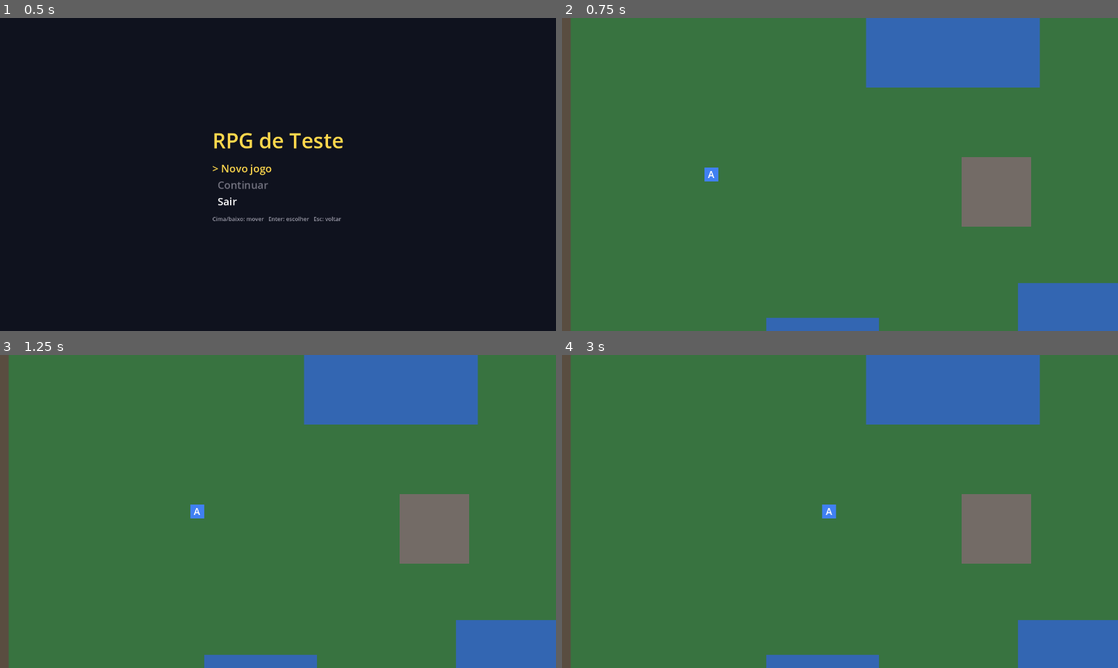
Above: before the commit, frames 1-4 (two rows, left to right).
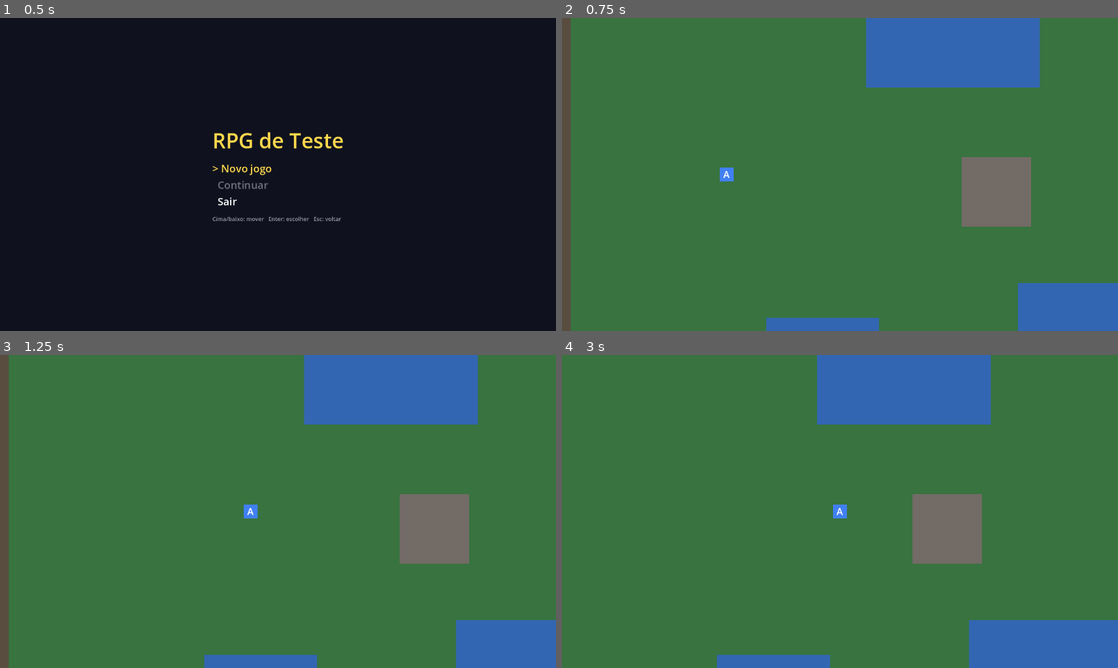
Above: after the commit, the same moments.

Repository: alexzjss/vat
Game: Godot game, scene res://world/game.tscn
Same seed, same stepped clock (60 frames per second), same inputs: the game is played once before the commit and once after it.
Inputs (mouse positions are in pixels of both pictures, inside the frame that each line leads up to):
- Up to frame 1 (0.5 s): no input
- Up to frame 2 (0.75 s): tap Enter (interact) at 0.5 s; move the mouse to (962, 158) at 0.52 s; hold Right (move_right) from 0.53 s (still down); hold Shift (run, bound only after the commit) from 0.53 s (still down); tap Q (flee, bound only after the commit) at 0.6 s; click (962, 158) at 0.67 s
- Up to frame 3 (1.25 s): keep holding Right (move_right); keep holding Shift (run, bound only after the commit)
- Up to frame 4 (3 s): release Right (move_right) at 1.25 s; release Shift (run, bound only after the commit) at 1.25 s; drag from (728, 527) to (812, 574) at 1.27 s; tap Space at 2 s; move the mouse to (895, 442) at 2.02 s; hold Right (move_right) 2.03-2.75 s; hold Enter (interact) 2.03-2.75 s; tap Shift (run, bound only after the commit) at 2.3 s; drag from (812, 574) to (673, 464) at 2.77 s

Frame 1 is identical in both runs. In frame 2, 0.2% of the frame differs, in the area x 25-31%, y 47-53%; in frame 3, 0.2%; in frame 4, 12%, in the area x 0-86%, y 0-100%.

Commit message:
feat(world): corrida e grupo em fila
Co-Authored-By: Claude Opus 5.5 <noreply@anthropic.com>

Diff:
--- a/game/core/defs/balance_config.gd
+++ b/game/core/defs/balance_config.gd
@@ -30,6 +30,12 @@
 @export var item_cast_time: float = 0.6
 @export var item_impact_time: float = 0.3
 @export var player_speed: float = 220.0
+@export var run_mult: float = 1.8 # valor de teste (M7: multiplicador da velocidade ao segurar correr)
+@export var follow_spacing: float = 28.0 # valor de teste (M7: px andados entre amostras do rastro)
+@export var follow_gap: int = 1 # valor de teste (M7: amostras entre seguidores)
+@export var flee_base_rate: float = 0.25 # valor de teste (M7: barra de fuga por segundo)
+@export var flee_decay: float = 0.5 # valor de teste (M7: esvaziamento da barra por segundo)
+@export var flee_cooldown: float = 3.0 # valor de teste (M7: segundos sem toque do inimigo apos a fuga)
 @export var wander_speed: float = 80.0
 @export var wander_wait_min: float = 0.5
 @export var wander_wait_max: float = 1.5
--- /dev/null
+++ b/game/core/world/follow_trail.gd
@@ -0,0 +1,35 @@
+class_name FollowTrail
+extends RefCounted
+
+## Rastro do líder: uma amostra de posição a cada `spacing` px andados.
+## O seguidor k fica na amostra k * gap (0 = a mais recente). Lógica pura, sem nós.
+
+var spacing: float
+var gap: int
+## samples[0] é a mais recente.
+var samples: Array[Vector2] = []
+
+func _init(p_spacing: float, p_gap: int, start: Vector2 = Vector2.ZERO) -> void:
+	spacing = p_spacing
+	gap = p_gap
+	reset(start)
+
+## Recomeça o rastro na posição dada (todos os seguidores caem nela).
+func reset(pos: Vector2) -> void:
+	samples = [pos]
+
+## Informa a posição atual do líder; guarda uma amostra nova a cada `spacing` px.
+func push(pos: Vector2) -> void:
+	if spacing <= 0.0 or pos.distance_to(samples[0]) < spacing:
+		return
+	samples.push_front(pos)
+
+## Posição do seguidor k (k >= 1); antes de haver amostras suficientes, usa a mais antiga.
+func position_of(k: int) -> Vector2:
+	return samples[mini(k * gap, samples.size() - 1)]
+
+## Descarta amostras que nenhum seguidor (até max_followers) pode usar.
+func trim(max_followers: int) -> void:
+	var keep: int = max_followers * gap + 1
+	if samples.size() > keep:
+		samples.resize(keep)
--- a/game/project.godot
+++ b/game/project.godot
@@ -47,6 +47,15 @@
 "events": [Object(InputEventKey,"resource_local_to_scene":false,"resource_name":"","device":-1,"window_id":0,"alt_press …(796 unchanged characters)…
 }
 
+run={
+"deadzone": 0.2,
+"events": [Object(InputEventKey,"resource_local_to_scene":false,"resource_name":"","device":-1,"window_id":0,"alt_pressed":false,"shift_pressed":false,"ctrl_pressed":false,"meta_pressed":false,"pressed":false,"keycode":0,"physical_keycode":4194325,"key_label":0,"unicode":0,"location":0,"echo":false,"script":null), Object(InputEventKey,"resource_local_to_scene":false,"resource_name":"","device":-1,"window_id":0,"alt_pressed":false,"shift_pressed":false,"ctrl_pressed":false,"meta_pressed":false,"pressed":false,"keycode":0,"physical_keycode":88,"key_label":0,"unicode":0,"location":0,"echo":false,"script":null)]
+}
+flee={
+"deadzone": 0.2,
+"events": [Object(InputEventKey,"resource_local_to_scene":false,"resource_name":"","device":-1,"window_id":0,"alt_pressed":false,"shift_pressed":false,"ctrl_pressed":false,"meta_pressed":false,"pressed":false,"keycode":0,"physical_keycode":81,"key_label":0,"unicode":0,"location":0,"echo":false,"script":null)]
+}
+
 [rendering]
 
 renderer/rendering_method="gl_compatibility"
--- /dev/null
+++ b/game/tests/test_follow_trail.gd
@@ -0,0 +1,79 @@
+extends GutTest
+
+## Rastro do líder (M7): amostras por distância, posição do seguidor k, reset e contagem de seguidores.
+
+func test_samples_by_distance() -> void:
+	var t := FollowTrail.new(10.0, 1, Vector2.ZERO)
+	t.push(Vector2(4, 0))
+	assert_eq(t.samples.size(), 1, "abaixo do espaçamento não amostra")
+	t.push(Vector2(10, 0))
+	assert_eq(t.samples.size(), 2)
+	t.push(Vector2(15, 0))
+	assert_eq(t.samples.size(), 2)
+	t.push(Vector2(20, 0))
+	assert_eq(t.samples.size(), 3)
+
+func test_follower_k_is_at_sample_k_times_gap() -> void:
+	var t := FollowTrail.new(10.0, 2, Vector2.ZERO)
+	for i: int in range(1, 7):
+		t.push(Vector2(10.0 * i, 0))
+	# samples[0] = x60 ... samples[6] = x0
+	assert_eq(t.position_of(1), Vector2(40, 0))
+	assert_eq(t.position_of(2), Vector2(20, 0))
+	assert_eq(t.position_of(3), Vector2(0, 0))
+
+func test_short_trail_clamps_to_oldest() -> void:
+	var t := FollowTrail.new(10.0, 1, Vector2(5, 5))
+	assert_eq(t.position_of(3), Vector2(5, 5))
+
+func test_reset_collapses_followers_on_leader() -> void:
+	var t := FollowTrail.new(10.0, 1, Vector2.ZERO)
+	for i: int in range(1, 5):
+		t.push(Vector2(10.0 * i, 0))
+	t.reset(Vector2(100, 100))
+	assert_eq(t.samples.size(), 1)
+	assert_eq(t.position_of(1), Vector2(100, 100))
+	assert_eq(t.position_of(3), Vector2(100, 100))
+
+func test_trim_keeps_only_needed_samples() -> void:
+	var t := FollowTrail.new(10.0, 1, Vector2.ZERO)
+	for i: int in range(1, 20):
+		t.push(Vector2(10.0 * i, 0))
+	t.trim(3)
+	assert_eq(t.samples.size(), 4)
+	assert_eq(t.samples[0], Vector2(190, 0))
+
+func test_follower_count_tracks_formation() -> void:
+	var cfg := Fixtures.cfg()
+	var defs: Array[CharacterDef] = []
+	for id: String in ["teste_a", "teste_b", "teste_c"]:
+		defs.append(load("res://data/test/heroes/%s.tres" % id) as CharacterDef)
+	var items: Array[ItemDef] = []
+	var counts: Array[int] = []
+	var state := GameState.new_game(cfg, defs, items, counts, Dice.new(7), &"local", &"Entry")
+	var leader: Node2D = add_child_autofree(Node2D.new()) as Node2D
+	var pf: PartyFollowers = add_child_autofree(PartyFollowers.new()) as PartyFollowers
+	pf.setup(state, leader)
+	assert_eq(pf.count(), state.heroes.size() - 1)
+	var before: int = pf.count()
+	state.heroes.pop_back()
+	assert_eq(pf.count(), before - 1)
+	state.heroes.resize(1)
+	assert_eq(pf.count(), 0)
+
+func test_hide_and_restart_resets_trail_on_leader() -> void:
+	var cfg := Fixtures.cfg()
+	var defs: Array[CharacterDef] = [load("res://data/test/heroes/teste_a.tres") as CharacterDef]
+	var items: Array[ItemDef] = []
+	var counts: Array[int] = []
+	var state := GameState.new_game(cfg, defs, items, counts, Dice.new(7), &"local", &"Entry")
+	var leader := Node2D.new()
+	add_child_autofree(leader)
+	var pf: PartyFollowers = add_child_autofree(PartyFollowers.new()) as PartyFollowers
+	pf.setup(state, leader)
+	pf.hide_all()
+	assert_false(pf.visible)
+	leader.global_position = Vector2(500, 0)
+	pf.restart()
+	assert_true(pf.visible)
+	assert_eq(pf.follower_position(1), Vector2(500, 0))
--- a/game/tests/test_local_map.gd
+++ b/game/tests/test_local_map.gd
@@ -238,3 +238,16 @@
 	second.global_position = player.global_position
 	await wait_physics_frames(3)
 	assert_not_null(local.battle, "segundo inimigo inicia batalha após a vitória")
+
+func test_followers_hidden_in_battle_and_reset_after() -> void:
+	var f: PartyFollowers = map.get_node("Followers") as PartyFollowers
+	assert_not_null(f)
+	assert_true(f.visible)
+	assert_eq(f.count(), state.heroes.size() - 1)
+	var s: BattleScene = _touch(_weak())
+	assert_false(f.visible)
+	_run_to_end(s)
+	_accept_all(s)
+	assert_null(map.battle)
+	assert_true(f.visible)
+	assert_eq(f.follower_position(1), _player().global_position)
--- /dev/null
+++ b/game/tests/test_run.gd
@@ -0,0 +1,41 @@
+extends GutTest
+
+## Corrida (M7): segurar `run` multiplica a velocidade do jogador por cfg.run_mult.
+
+func _player(cfg: BalanceConfig) -> Player:
+	var root := Node2D.new()
+	add_child_autofree(root)
+	var p: Player = (load("res://world/player.tscn") as PackedScene).instantiate() as Player
+	p.cfg = cfg
+	p.override_dir = Vector2.RIGHT
+	root.add_child(p)
+	return p
+
+func test_speed_for_multiplies_when_running() -> void:
+	var cfg := BalanceConfig.new()
+	assert_almost_eq(Player.speed_for(cfg, false), cfg.player_speed, 0.001)
+	assert_almost_eq(Player.speed_for(cfg, true), cfg.player_speed * cfg.run_mult, 0.001)
+	assert_almost_eq(cfg.run_mult, 1.8, 0.0001)
+
+func test_running_player_velocity() -> void:
+	var cfg := BalanceConfig.new()
+	var p: Player = _player(cfg)
+	p.override_run = 0
+	await wait_physics_frames(2)
+	assert_almost_eq(p.velocity.x, cfg.player_speed, 0.01)
+	p.override_run = 1
+	await wait_physics_frames(2)
+	assert_almost_eq(p.velocity.x, cfg.player_speed * cfg.run_mult, 0.01)
+
+func test_run_travels_farther() -> void:
+	var cfg := BalanceConfig.new()
+	var walk: Player = _player(cfg)
+	walk.override_run = 0
+	var run: Player = _player(cfg)
+	run.override_run = 1
+	await wait_physics_frames(20)
+	assert_gt(run.global_position.x, walk.global_position.x * 1.5)
+
+func test_run_actions_exist() -> void:
+	assert_true(InputMap.has_action("run"))
+	assert_true(InputMap.has_action("flee"))
--- a/game/world/local_map.gd
+++ b/game/world/local_map.gd
@@ -32,6 +32,7 @@
 @onready var camera: MapCamera = $MapCamera
 @onready var exit_zone: Zone = $Exit
 @onready var default_arena: BattleArena = $Arena
+@onready var followers: PartyFollowers = get_node_or_null(^"Followers") as PartyFollowers
 @onready var rest_point: RestPoint = get_node_or_null(^"RestPoint") as RestPoint
 
 func _ready() -> void:
@@ -53,6 +54,8 @@
 		push_error("LocalMap: marcador '%s' não existe" % spawn)
 	else:
 		player.global_position = marker.global_position
+	if followers != null:
+		followers.setup(state, player)
 	camera.follow = player
 	camera.set_bounds(MAP_RECT)
 	camera.global_position = player.global_position
@@ -98,6 +101,8 @@
 	camera.slide_to(arena.center(), state.cfg.camera_slide_time)
 	var from_pos: Vector2 = player.global_position
 	player.visible = false
+	if followers != null:
+		followers.hide_all()
 	enemy.visible = false
 	var defs: Array[EnemyDef] = enemy.encounter.enemies
 	battle = BATTLE_SCENE.instantiate() as BattleScene
@@ -127,6 +132,8 @@
 	_battle_enemy = null
 	player.global_position = arena.hero_positions()[0]
 	player.visible = true
+	if followers != null:
+		followers.restart()
 	player.enabled = true
 	for e: MapEnemy in enemies():
 		e.frozen = false
--- a/game/world/local_map.tscn
+++ b/game/world/local_map.tscn
@@ -8,6 +8,7 @@
 [ext_resource type="Script" path="res://world/battle_arena.gd" id="6"]
 [ext_resource type="Resource" path="res://data/test/encounters/encontro_xy.tres" id="7"]
 [ext_resource type="Script" path="res://world/rest_point.gd" id="8"]
+[ext_resource type="Script" path="res://world/party_followers.gd" id="9"]
 
 [sub_resource type="RectangleShape2D" id="shape_WallTop"]
 size = Vector2(2400, 20)
@@ -218,6 +219,9 @@
 region = Rect2(1780, 260, 220, 200)
 arena_path = NodePath("../Arena")
 
+[node name="Followers" type="Node2D" parent="."]
+script = ExtResource("9")
+
 [node name="Player" parent="." instance=ExtResource("2")]
 position = Vector2(180, 360)
 
--- /dev/null
+++ b/game/world/party_followers.gd
@@ -0,0 +1,57 @@
+class_name PartyFollowers
+extends Node2D
+
+## Ativos 2..4 em fila atrás do líder (só nas áreas locais). Só visual, sem colisão.
+## O número de quadrados acompanha state.heroes.size() a cada quadro (formação pode mudar no menu).
+
+const SIZE: float = 28.0
+const COLOR: Color = Color(0.25, 0.45, 0.95)
+
+var state: GameState
+var leader: Node2D
+var trail: FollowTrail
+var active: bool = true:
+	set(v):
+		active = v
+		visible = v
+		queue_redraw()
+
+func setup(game_state: GameState, p_leader: Node2D) -> void:
+	state = game_state
+	leader = p_leader
+	trail = FollowTrail.new(state.cfg.follow_spacing, state.cfg.follow_gap, leader.global_position)
+
+## Esconde os seguidores (batalha, fade).
+func hide_all() -> void:
+	active = false
+
+## Volta a mostrar; o rastro recomeça na posição do líder.
+func restart() -> void:
+	if trail != null and leader != null:
+		trail.reset(leader.global_position)
+	active = true
+
+func count() -> int:
+	return maxi(0, state.heroes.size() - 1) if state != null else 0
+
+## Posição do seguidor k (1..3) em coordenadas globais.
+func follower_position(k: int) -> Vector2:
+	return trail.position_of(k)
+
+func _physics_process(_delta: float) -> void:
+	if not active or trail == null or leader == null:
+		return
+	trail.push(leader.global_position)
+	trail.trim(GameState.MAX_ACTIVE - 1)
+	queue_redraw()
+
+func _draw() -> void:
+	if not active or trail == null or state == null:
+		return
+	var font: Font = ThemeDB.fallback_font
+	for k: int in range(1, count() + 1):
+		var p: Vector2 = to_local(follower_position(k))
+		draw_rect(Rect2(p - Vector2(SIZE, SIZE) / 2.0, Vector2(SIZE, SIZE)), COLOR)
+		var letter: String = Player.leader_initial(state.heroes[k].def.display_name)
+		var w: float = font.get_string_size(letter, HORIZONTAL_ALIGNMENT_LEFT, -1, 20).x
+		draw_string(font, p + Vector2(-w / 2.0, 7), letter, HORIZONTAL_ALIGNMENT_LEFT, -1, 20, Color.WHITE)
--- a/game/world/player.gd
+++ b/game/world/player.gd
@@ -7,11 +7,23 @@
 var override_dir: Vector2 = Vector2.INF
 ## Letra do líder desenhada no quadrado (vazia = sem rótulo).
 var leader_letter: String = ""
+## 0/1 substitui o input de correr (testes e demo); -1 usa o input real.
+var override_run: int = -1
 
 static func velocity_for(dir: Vector2, speed: float) -> Vector2:
 	if dir == Vector2.ZERO:
 		return Vector2.ZERO
 	return dir.normalized() * speed
+
+## Segurando correr (ação `run`) ou forçado por override_run.
+func is_running() -> bool:
+	if override_run >= 0:
+		return override_run == 1
+	return Input.is_action_pressed("run")
+
+## Velocidade de caminhada ou de corrida (cfg.run_mult).
+static func speed_for(cfg: BalanceConfig, running: bool) -> float:
+	return cfg.player_speed * (cfg.run_mult if running else 1.0)
 
 func input_dir() -> Vector2:
 	if override_dir.is_finite():
@@ -20,7 +32,7 @@
 
 func _physics_process(_delta: float) -> void:
 	if enabled and cfg != null:
-		velocity = velocity_for(input_dir(), cfg.player_speed)
+		velocity = velocity_for(input_dir(), Player.speed_for(cfg, is_running()))
 		move_and_slide()
 	else:
 		velocity = Vector2.ZERO
Not shown, added: game/core/world/follow_trail.gd.uid
Not shown, added: game/tests/test_follow_trail.gd.uid
Not shown, added: game/tests/test_run.gd.uid
Not shown, added: game/world/party_followers.gd.uid
